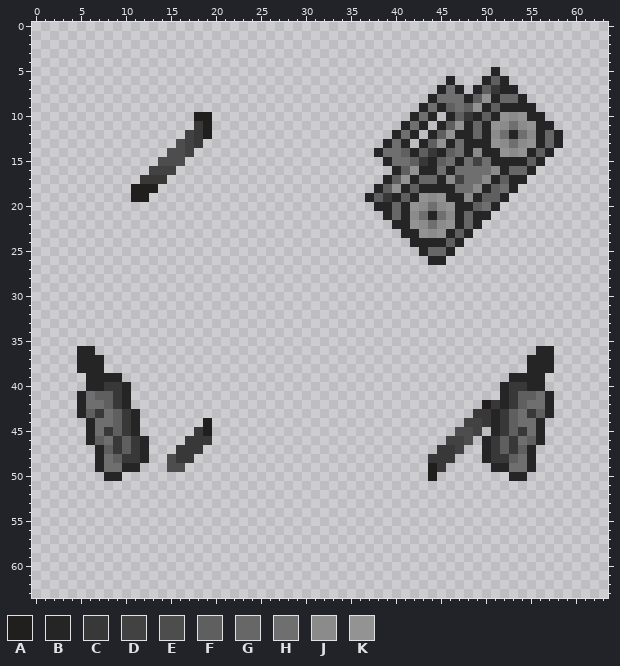
Pixel-art sprite: Resources/Textures/_Funkystation/Objects/Fun/Boomboxes/greenboombox.rsi/equipped-BACKPACK.png. Above: the version before the commit.
The file is 64x64 pixels. Colours within 5 levels of each other are drawn and written as one.
Palette (. is transparent): A #201f1d  B #252525  C #383838  D #424242  E #4d4d4d  F #5f5f5f  G #676767  H #6f6f6f  J #8b8b8b  K #939393
Pixels before (only the part around the change), first column x 0:
 0 ................................................................
 1 ................................................................
 2 ................................................................
 3 ................................................................
 4 ................................................................
 5 ...................................................B............
 6 ..............................................B...BFB...........
 7 .............................................BHB.BFCBB..........
 8 ............................................BHHHBFKBGGB.........
 9 ...........................................BHBFHFKBFBBBB........
10 ..................AA......................BHB.BFCBFBKJKBB.......
11 ..................CA.....................BHB.BFKBGBKJHJKBB......
12 .................DCA....................BHB.BFKBBGBJHBHJBGB.....
13 ................EDC....................BHB.BFKBHBBBKJHJKBGB.....
14 ...............EED....................BHHFBFCBFHBJBBKJKBFB......
15 ..............EEE......................BHHFCBFHBHDHBBBBFB.......
16 .............DDD........................BFKBBHBHHHHJBGGB........
17 ............CCC........................BFKBGGBJDHHJBFBB.........
18 ...........AAA........................BFKBFBBBBHHJBFHB..........
19 ...........AA........................BFCBFBKJKBBJBFFB...........
20 ......................................BBGBKJHJKBBFHB............
21 .......................................BGBJHBHJBGBB.............
22 ........................................BBKJHJKBGB..............
23 .........................................BBKJKBFB...............
24 ..........................................BBBBFB................
25 ...........................................BGGB.................
26 ............................................BB..................
27 ................................................................
28 ................................................................
29 ................................................................
30 ................................................................
31 ................................................................
32 ................................................................
33 ................................................................
34 ................................................................
35 ................................................................
36 .....BB.................................................BB......
37 .....BBB...............................................BBB......
38 .....BBB...............................................BBB......
39 ......BBBB...........................................BBBB.......
40 ......BBCCB.........................................BCCBB.......
41 .....BHFFCB.........................................BCFFHB......
42 .....BHHFCB.......................................ACBCFHHB......
43 .....BFCHFCB.....................................CCBCFHCFB......
44 ......BHHFCB.......A............................DDCBCFHHB.......
45 ......BHCFCB......CA...........................EED.BCFCHB.......
46 ......BFHCFCB....CCC..........................DDE.BCFCHFB.......
47 .......BFCFCB...CCC..........................CCD..BCFCFB........
48 .......BHFCCB..ECC..........................CCC...BCCFHB........
49 .......BHHBB...EE...........................AC.....BBHHB........
50 ........BB..................................A........BB.........
51 ................................................................
52 ................................................................
53 ................................................................
54 ................................................................
55 ................................................................
56 ................................................................
57 ................................................................
58 ................................................................
59 ................................................................
60 ................................................................
61 ................................................................
62 ................................................................
63 ................................................................
Once edited:
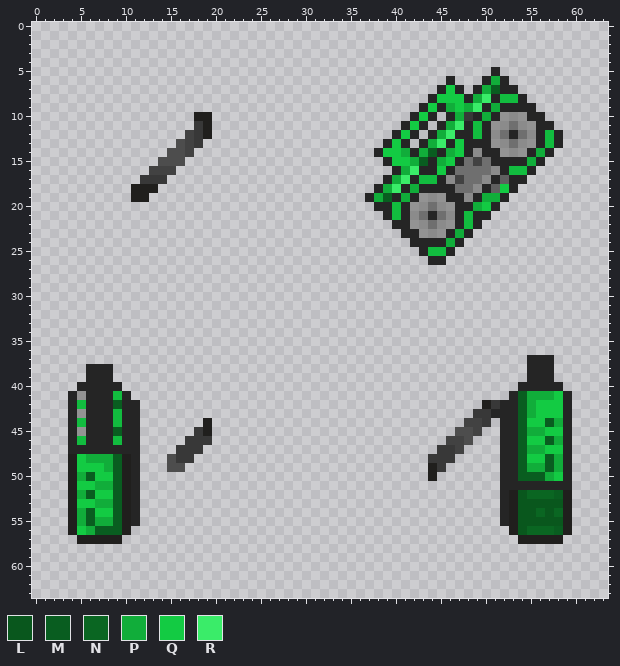
Colours new in this view: L #09571d  M #095d20  N #0a6622  P #11ad3a  Q #13cb43  R #3aec69
The edit:
colour G: #676767 -> #12bc3f
Changed rows in their new state; - is a pixel that keeps its letter.
first column x 38:
 6 -------------P-----
 7 --------Q---PM-----
 8 -------QQQ-PR------
 9 ------Q-PQPR-P-----
10 -----Q---P--P------
11 ----Q---PR---------
12 ---Q---PR----------
13 --Q---PR-Q---------
14 -QQP-PM-PQ--------P
15 --QQPM-PQ--------P-
16 ---PR--Q-----------
17 --PR---------------
18 -PR-P---------Q----
19 PM-P--------PP-----
20 -----------PQ------
23 ---------P---------
24 --------P----------
first column x 4:
36 -..-------------------------------------------------..--
37 -...----------------------------------------------------
38 -.--B---------------------------------------------------
39 -----.-------------------------------------------..--B--
40 -B--BB.-----------------------------------------..B--BB-
41 BKBBBG------------------------------------------.BMPPPQB
42 BGBBBM-B-----------------------------------------BMPQQQB
43 BKBBBGB-----------------------------------------BBMPQQQB
44 BG-BBGB----------------------------------------.BBMQQMPB
45 BK-BBMB----------------------------------------.BBMPPQQB
46 BG-BBGBB.-------------------------------------..BBMQQMPB
47 BBB-BBBB.-------------------------------------..BBMPPQQB
48 AQPPPMAB.-------------------------------------..BBMQQMPB
49 AQQQPMA----------------------------------------.-BMPPMPB
50 APMQQMAB----------------------------------------B-MMMPQB
51 AQQPPMAB----------------------------------------BBBBBBBB
52 APMQQMAB----------------------------------------BALNNNMA
53 AQQPPMAB----------------------------------------BALLLLLA
54 APMQQMAB----------------------------------------BALLNLNA
55 APMPPMAB----------------------------------------BALLLLLA
56 AQPMMMA------------------------------------------ALNNNMA
57 -AAAAA--------------------------------------------AAAAA-
Where, in picture pixels (left, top, right, bottom), the same in both pictures:
changed: (374, 76, 554, 256)
changed: (68, 346, 149, 544)
changed: (482, 346, 572, 544)
